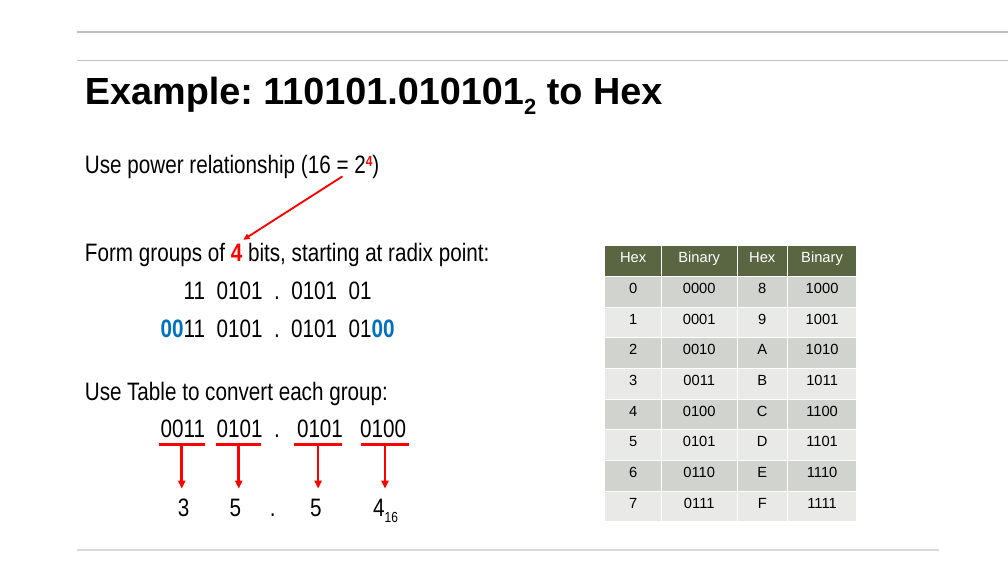
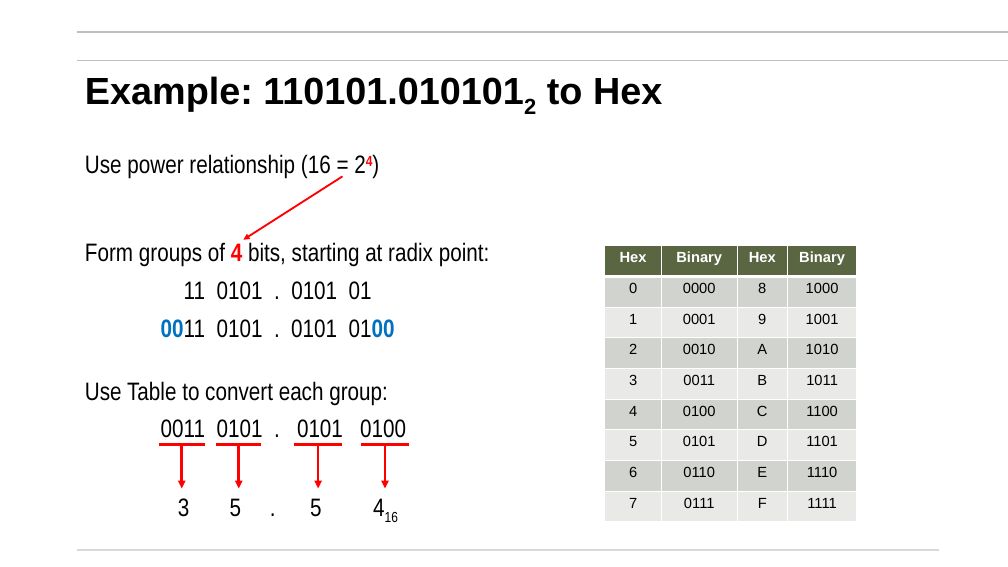
Before and after one commit to mikegrace2/CSEN20-Fall2026-Course-Website, a slide deck: slide 64 of Week01_IntroAndBinaryNumbers/Ch02_BinaryNumbers_V4.pptx (slide 63 before the commit). Drawn at 1008x567 pixels with LibreOffice and Linux fonts; fonts in the diff are those of the drawing; background and template pictures are left out. Boxes give left, top, right and bottom in pixels: in the first picture for what was removed or moved away, otherwise in the second. Text is boxed around its words. In the diff, an @@ line names an element or a change of style, - is before the commit and + after.

```diff
--- a/Week01_IntroAndBinaryNumbers/Ch02_BinaryNumbers_V4.pptx
+++ b/Week01_IntroAndBinaryNumbers/Ch02_BinaryNumbers_V4.pptx
@@ table at box(605, 246, 858, 522) @@
@@ bold on in "Hex", "Binary", "Hex", "Binary" @@
```
Also in this commit, not shown: 9 other slides changed, 2 slides added.
